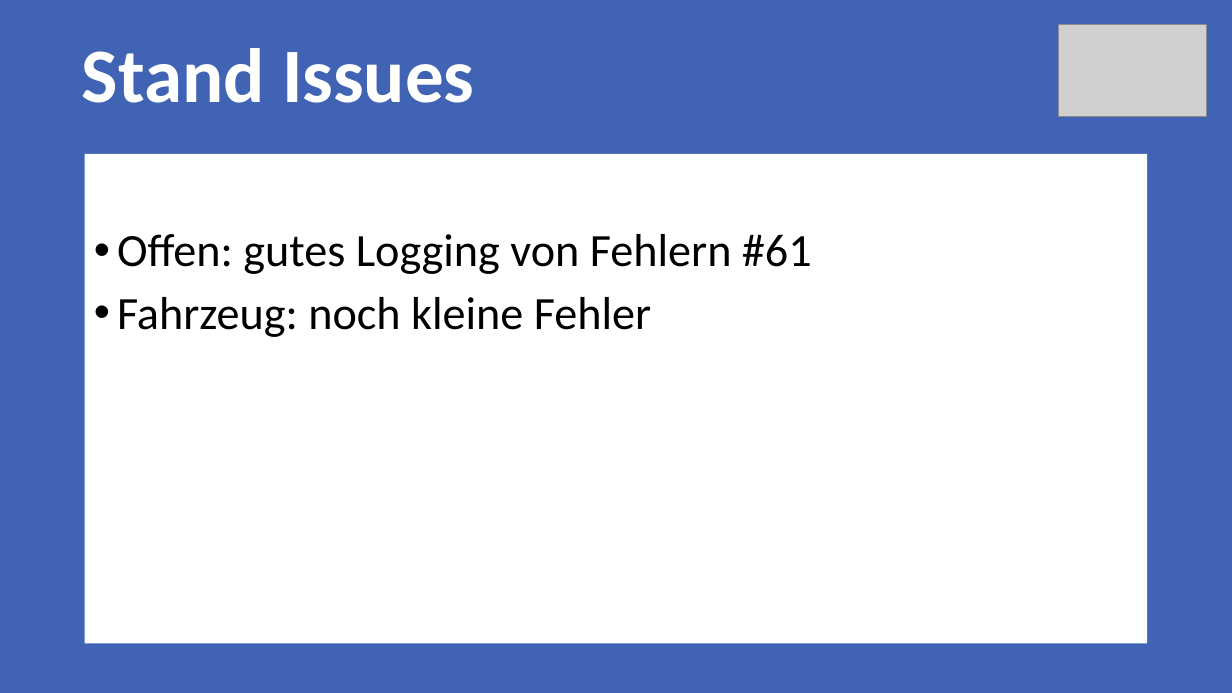
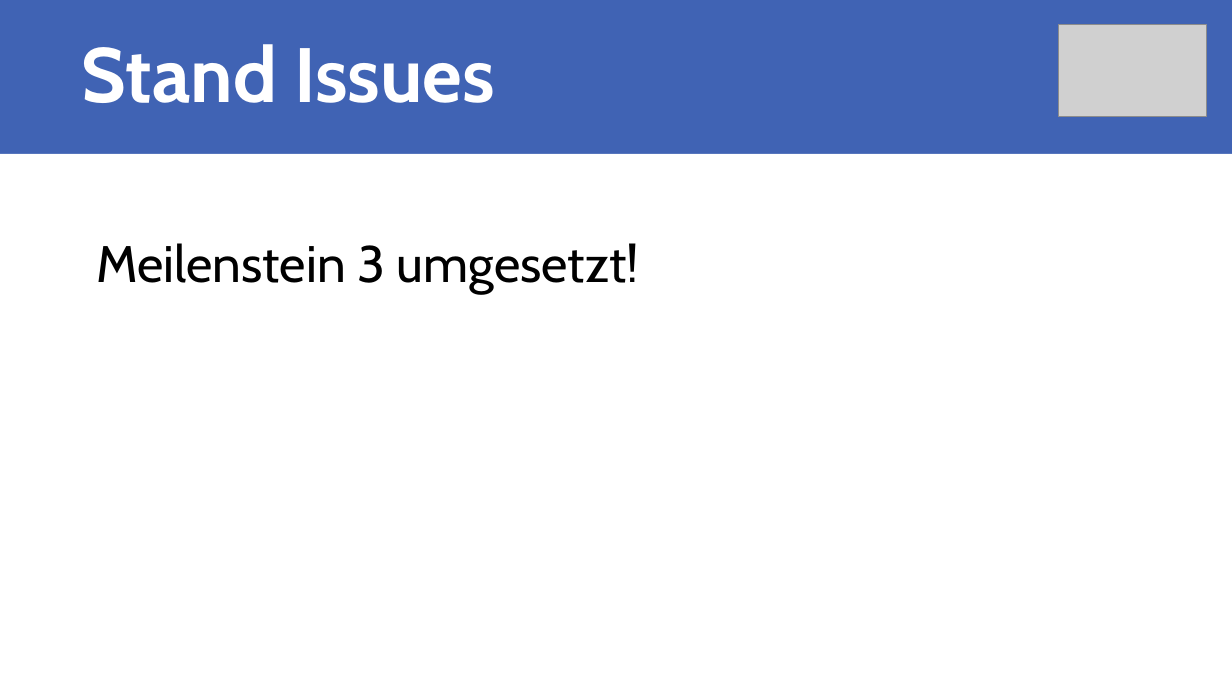
Before and after one commit to Rinc11/FOS, a slide deck: slide 4 of documents/00_Sitzungen/Milestone_3/Meilenstein3.pptx. Drawn at 1232x693 pixels with LibreOffice and Linux fonts; fonts in the diff are those of the drawing; grey boxes stand for pictures. Boxes give left, top, right and bottom in pixels: in the first picture for what was removed or moved away, otherwise in the second. Text is boxed around its words. In the diff, an @@ line names an element or a change of style, - is before the commit and + after.

Commit message:
Präsi Meilenstein 3

```diff
--- a/documents/00_Sitzungen/Milestone_3/Meilenstein3.pptx
+++ b/documents/00_Sitzungen/Milestone_3/Meilenstein3.pptx
@@ title "Stand Issues" at [82,44,495,103]: font Calibri to Cabin @@
@@ rectangle added at [0,154,1232,693], fill #FFFFFF, 40 pt, text #000000 @@
+    (1) -
+    Meilenstein 3 umgesetzt!
@@ text removed at [85,154,1148,644] @@
-• Offen: gutes Logging von Fehlern #61
-• Fahrzeug: noch kleine Fehler
```
Also in this commit, not shown: 6 other slides changed, 1 slide added, 1 slide removed, 2 other files.
